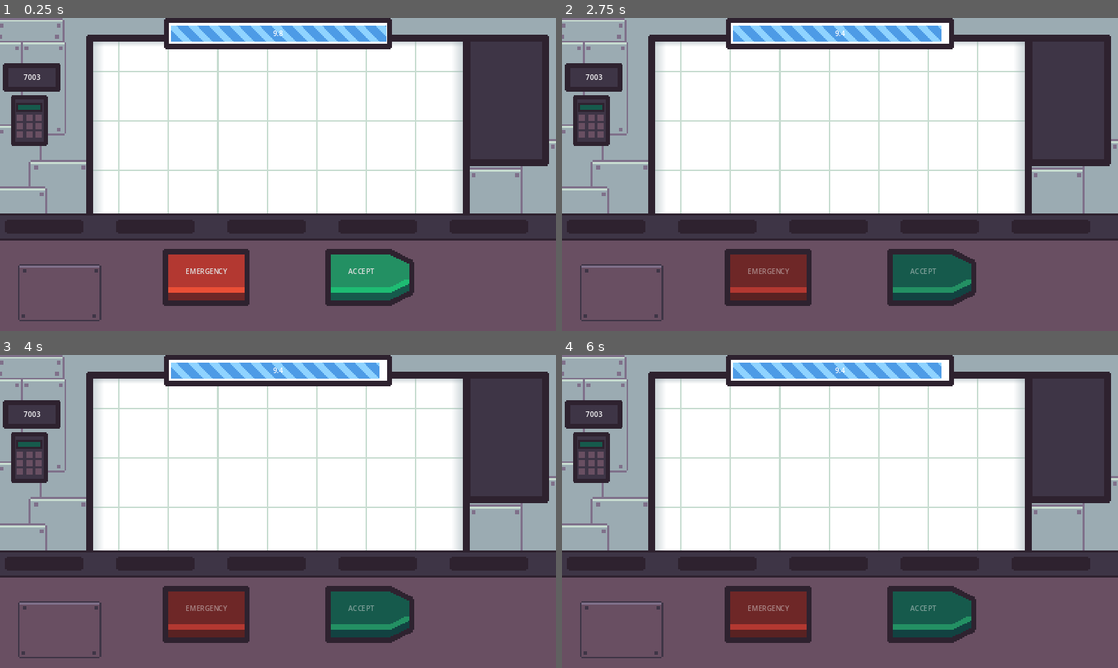
Above: before the commit, frames 1-4 (two rows, left to right).
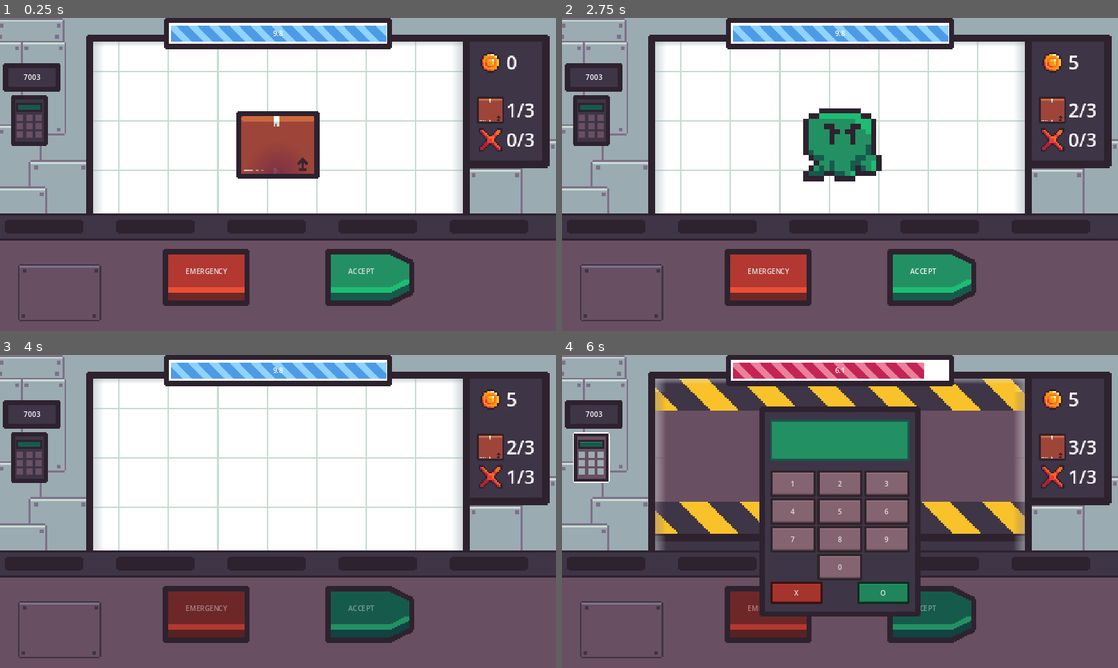
Above: after the commit, the same moments.

Repository: FixelDev/inside-out-inc
Game: Godot game, scene res://scenes/game/game.tscn
The game is run twice, just before and just after one commit, with the same random seed, the same clock (stepped at 60 frames per second) and the same inputs.
Inputs (mouse positions are in pixels of both pictures, inside the frame that each line leads up to):
- Up to frame 1 (0.25 s): no input
- Up to frame 2 (2.75 s): click "ACCEPT" at 0.5 s; tap Enter at 1.25 s; move the mouse to (962, 158) at 1.27 s; tap Space at 2 s; move the mouse to (728, 190) at 2.02 s
- Up to frame 3 (4 s): click (378, 614) at 2.75 s, where only the run after the commit has a clickable "ACCEPT"; tap Enter at 3.5 s; move the mouse to (333, 442) at 3.52 s
- Up to frame 4 (6 s): tap Space at 4.25 s; move the mouse to (812, 574) at 4.27 s; click (767, 614) at 5 s, where only the run after the commit has a clickable "EMERGENCY"; click (589, 458) at 5.77 s

The runs differ from the first frame. In frame 1, 4.1% of the frame differs, in the area x 42-99%, y 5-52%; in frame 2, 7.1%; in frame 3, 1.0%; in frame 4, 43%, in the area x 2-99%, y 2-84%.
Error before the commit: Cannot call method 'instantiate' on a null value. (res://scenes/game/package_spawner.gd:11)

Commit message:
Reworked days odds system

Diff:
--- a/day/day1.tres
+++ b/day/day1.tres
@@ -8,13 +8,13 @@
 packages_amount = 3
 strikes_amount = 3
 package_type_odds = {
-"evil_package": 0.2,
-"normal_package": 0.8
+"evil_package": 0.3,
+"normal_package": 0.7
 }
 evil_package_odds = {
-"alien_in_package": 0.4,
+"alien_in_package": 0.0,
 "alien_package": 0.6,
-"alien_parts_in_package": 0.0,
+"alien_parts_in_package": 0.4,
 "alien_parts_in_package_timer": 0.0
 }
 alien_parts_difficulty_odds = {
--- a/entities/packages/alien_package/alien_package.gd
+++ b/entities/packages/alien_package/alien_package.gd
@@ -1,10 +1 @@
 class_name AlienPackage extends Package
-
-
-func _ready() -> void:
-	package_type = PackageType.ALIEN
-	set_random_xray_sprite()
-
-
-func set_random_xray_sprite() -> void:
-	x_ray_sprite.texture = x_ray_sprites.pick_random()
--- a/entities/packages/package.gd
+++ b/entities/packages/package.gd
@@ -2,8 +2,8 @@
 
 @export var x_ray_sprites: Array[Texture2D]
 
-@onready var x_ray_sprite = %XRaySprite
-@onready var alien_parts_holder = %AlienPartsHolder
+var x_ray_sprite
+var alien_parts_holder
 
 
 var package_type: String
@@ -11,6 +11,9 @@
 
 func init_package(package_type: String) -> void:
 	self.package_type = package_type
+
+	x_ray_sprite = %XRaySprite
+	alien_parts_holder = %AlienPartsHolder
 
 	set_random_xray_sprite()
 
@@ -20,6 +23,7 @@
 
 		Globals.ALIEN_PARTS_IN_PACKAGE:
 			spawn_alien_parts_inside()
+
 
 func spawn_alien_inside() -> void:
 	var alien: Alien = AlienDatabase.get_random_alien_scene().instantiate()
@@ -44,7 +48,7 @@
 
 func set_random_xray_sprite() -> void:
 	if package_type != Globals.ALIEN_IN_PACKAGE:
-		x_ray_sprite.texture = x_ray_sprites.pick_random()
+		%XRaySprite.texture = x_ray_sprites.pick_random()
 
 
 func is_evil() -> bool:
--- a/globals/globals.gd
+++ b/globals/globals.gd
@@ -48,3 +48,38 @@
 		stats_changed.emit()
 	get:
 		return coins
+
+
+func get_dictionary_key_based_on_odds(dictionary_odds: Dictionary) -> String:
+	var successful_keys_dict: Dictionary
+	var successful_values_dict: Dictionary
+
+	var index = 0
+
+	for key in dictionary_odds.keys():
+		var random_value: float = randf_range(0.01, 1)
+
+		if random_value <= dictionary_odds[key]:
+			successful_keys_dict[index] = key
+			successful_values_dict[index] = dictionary_odds[key]
+			index += 1
+
+	var dict_key: String
+
+	if successful_keys_dict.keys().size() > 0:
+		var smallest_value_index: int = successful_values_dict.keys()[0]
+
+		for key_index in successful_keys_dict.keys():
+			if successful_values_dict[key_index] < successful_values_dict[smallest_value_index]:
+				smallest_value_index = key_index
+
+		dict_key = successful_keys_dict[smallest_value_index]
+	else:
+		var biggest_odds: float = dictionary_odds.values()[0]
+
+		for key in dictionary_odds.keys():
+			if dictionary_odds[key] >= biggest_odds:
+				biggest_odds = dictionary_odds[key]
+				dict_key = key
+
+	return dict_key
--- /dev/null
+++ b/scenes/debug_scene.gd
@@ -0,0 +1,5 @@
+extends Node2D
+
+func _ready() -> void:
+	for i in range(30):
+		print(str(i) + " " + Globals.get_dictionary_key_based_on_odds(DayManager.current_day.evil_package_odds))
--- /dev/null
+++ b/scenes/debug_scene.tscn
@@ -0,0 +1,6 @@
+[gd_scene load_steps=2 format=3 uid="uid://c3hp3ca034odk"]
+
+[ext_resource type="Script" path="res://scenes/debug_scene.gd" id="1_s6bcb"]
+
+[node name="DebugScene" type="Node2D"]
+script = ExtResource("1_s6bcb")
--- a/scenes/game/game.tscn
+++ b/scenes/game/game.tscn
@@ -43,6 +43,8 @@
 [ext_resource type="Texture2D" uid="uid://bnsjx4wro4fjc" path="res://scenes/game/graphics/table.png" id="31_lajfo"]
 [ext_resource type="Texture2D" uid="uid://kwkoqtvpnhil" path="res://entities/emergency_crate/graphics/crate_bottom.png" id="32_b2w7x"]
 [ext_resource type="Texture2D" uid="uid://d4ejv8ag53m6o" path="res://entities/emergency_crate/graphics/crate_decoration.png" id="33_fdnng"]
+[ext_resource type="PackedScene" uid="uid://djfmjkuiwck6x" path="res://entities/packages/box/box.tscn" id="45_e7rc1"]
+[ext_resource type="PackedScene" uid="uid://bco4ic8i0xaln" path="res://entities/packages/alien_package/alien_package_1.tscn" id="46_fy6wy"]
 [ext_resource type="Script" path="res://scenes/game/package_spawner.gd" id="46_mkleq"]
 
 [sub_resource type="StyleBoxTexture" id="StyleBoxTexture_h1ktb"]
@@ -525,7 +527,6 @@
 theme_override_constants/margin_bottom = 10
 
 [node name="StatsContainer" type="VBoxContainer" parent="UI/PanelContainer/MarginContainer"]
-visible = false
 layout_mode = 2
 script = ExtResource("9_f07pv")
 
@@ -783,9 +784,12 @@
 wait_time = 2.0
 one_shot = true
 
-[node name="PackageSpawner" type="Node2D" parent="."]
+[node name="PackageSpawner" type="Node2D" parent="." node_paths=PackedStringArray("package_spawn_point")]
 unique_name_in_owner = true
 script = ExtResource("46_mkleq")
+packages_scenes = Array[PackedScene]([ExtResource("45_e7rc1")])
+aliens_scenes = Array[PackedScene]([ExtResource("46_fy6wy")])
+package_spawn_point = NodePath("../WallWindow/PackagesSpawnPoint")
 
 [connection signal="emergency_mode_toggled" from="." to="UI/EmergencyModule" method="_on_game_emergency_mode_toggled"]
 [connection signal="emergency_mode_toggled" from="." to="WallWindow/EmergencyCrate" method="_on_game_emergency_mode_toggled"]
--- a/scenes/game/package_spawner.gd
+++ b/scenes/game/package_spawner.gd
@@ -7,11 +7,34 @@
 var current_package: Package
 
 func spawn_package() -> void:
-	var package_scene: PackedScene = packages_scenes.pick_random()
+	var package_type: String = randomize_package_type()
+	var package_scene: PackedScene
+
+	if package_type == Globals.ALIEN_PACKAGE:
+		package_scene = aliens_scenes.pick_random()
+	else:
+		package_scene = packages_scenes.pick_random()
+
 	current_package = package_scene.instantiate()
+	current_package.init_package(package_type)
 	package_spawn_point.add_child(current_package)
 	current_package.global_position = package_spawn_point.global_position
 
 
+func randomize_package_type() -> String:
+	var package_type: String = ""
+
+	if is_package_normal():
+		package_type = Globals.NORMAL_PACKAGE
+	else:
+		package_type = Globals.get_dictionary_key_based_on_odds(DayManager.current_day.evil_package_odds)
+
+	return package_type
+
+
+func is_package_normal() -> bool:
+	return Globals.get_dictionary_key_based_on_odds(DayManager.current_day.package_type_odds) == Globals.NORMAL_PACKAGE
+
+
 func destroy_current_package() -> void:
 	current_package.queue_free()
Not shown: 1 places in scenes/game/game.tscn that only renumber resources
